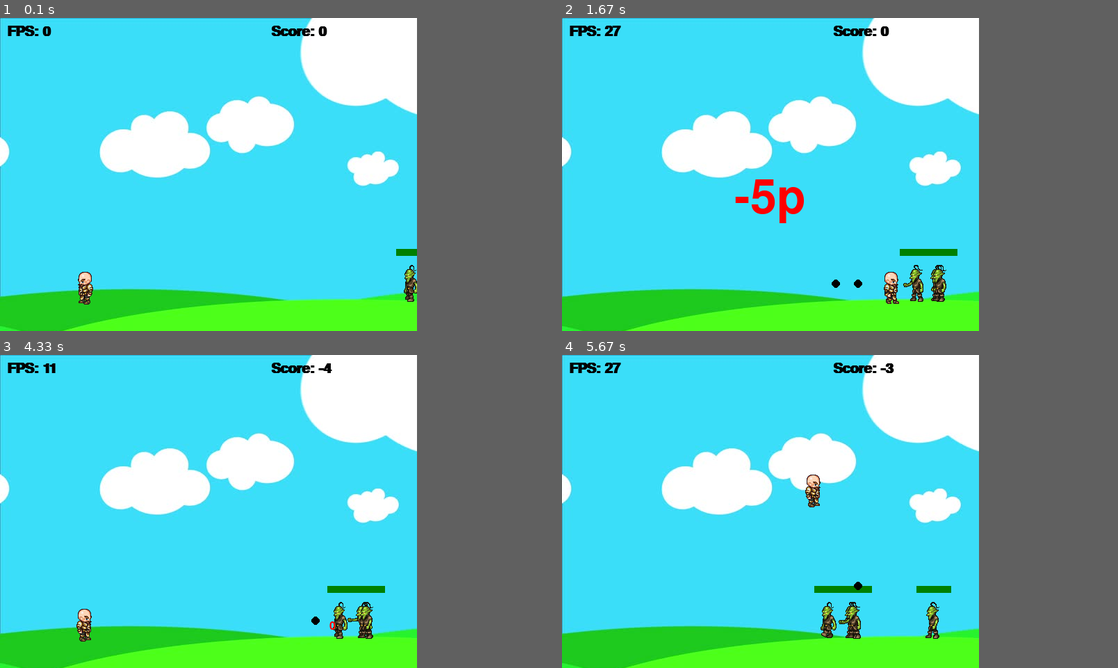
Above: before the commit, frames 1-4 (two rows, left to right).
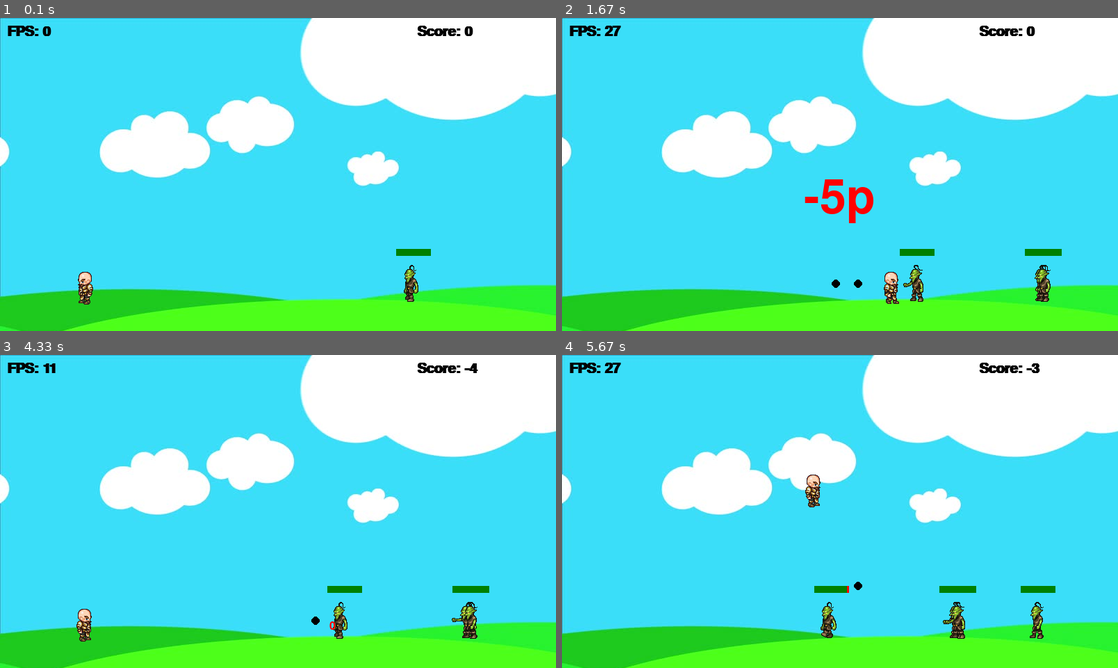
Above: after the commit, the same moments.

Repository: Tchomas/pygame_testing
Game: pygame game, started from game.py
The game is run twice, just before and just after one commit, with the same random seed, the same clock (stepped at 60 frames per second) and the same inputs.
Inputs:
- Up to frame 1 (0.1 s): no input
- Up to frame 2 (1.67 s): hold Space 0.33-0.8 s; hold Right 0.33-0.8 s; hold Right 0.83-1.3 s
- Up to frame 3 (4.33 s): no input
- Up to frame 4 (5.67 s): hold Right 4.73-5.2 s; hold Up 5.23-5.53 s; tap Space at 5.3, 5.63 s; hold Right from 5.57 s (still down)
In our replay, the window is 600x450 before the commit and 800x450 after it. These sizes can differ from the game's own. Grey fills any space a smaller window leaves; there, only what the larger window draws over its background counts as a difference.

The runs differ from the first frame. In frame 1, 11% of the frame differs, in the area x 48-100%, y 0-100%; in frame 2, 13%, in the area x 31-100%, y 0-100%; in frame 3, 12%; in frame 4, 12%.

Commit message:
- projectiles can now hit all enemies spawned - wider screen window

Diff:
--- a/game.py
+++ b/game.py
@@ -3,7 +3,7 @@
 
 pygame.init()
 clock = pygame.time.Clock()
-screenWidth = 600
+screenWidth = 800
 screenHeight = 450
 window = pygame.display.set_mode(size=(screenWidth, screenHeight))
 pygame.display.set_caption("My Game")
@@ -178,7 +178,7 @@
 def redrawGameWindow():
     window.blit(bg, (0,0))
     text = font1.render('Score: ' + str(score), 1, (0, 0, 0))
-    window.blit(text, (390, 10))
+    window.blit(text, (screenWidth - 200, 10))
     player1.draw(window)
 
     for enem in enemies:
@@ -214,7 +214,7 @@
     clock.tick(27)
 
     if random.randint(0, 100) == 100:
-        enemies.append(enemy(550, 350, 64, 64, 150, "goblin" + str(i)))
+        enemies.append(enemy(screenWidth - 100, 350, 64, 64, 150, "goblin" + str(i)))
         i += 1
 
     # shoot cooldown
@@ -233,23 +233,26 @@
             score -= 5
 
     for bullet in bullets:
-        if bullet.y - bullet.radius < goblin.hitbox[1] + goblin.hitbox[3] and bullet.y + bullet.radius > goblin.hitbox[1]:
-            if bullet.x + bullet.radius > goblin.hitbox[0] and bullet.x - bullet.radius < goblin.hitbox[0] + goblin.hitbox[2]:
-                goblin.hit(bullet.dmg)
-                hitSound.play()
-                hitMarks.append(marker(bullet.x, bullet.y, str(bullet.dmg)))
-                score += 1
-                bullets.pop(bullets.index(bullet))
-                if goblin.visible == False:
-                    enemies.pop(enemies.index(goblin))
-
         if screenWidth > bullet.x > 0:
             bullet.x += bullet.vel
         else:
             bullets.pop(bullets.index(bullet))
 
+        for ene in enemies:
+            if bullet in bullets:  # bullet still exists
+                if bullet.y - bullet.radius < ene.hitbox[1] + ene.hitbox[3] and bullet.y + bullet.radius > ene.hitbox[1]:
+                    if bullet.x + bullet.radius > ene.hitbox[0] and bullet.x - bullet.radius < ene.hitbox[0] + ene.hitbox[2]:
+                        ene.hit(bullet.dmg)
+                        hitSound.play()
+                        hitMarks.append(marker(bullet.x, bullet.y, str(bullet.dmg)))
+                        score += 1
+                        bullets.pop(bullets.index(bullet))
+                        if not ene.visible:
+                            enemies.pop(enemies.index(ene))
+
+
+
     keys = pygame.key.get_pressed()
-
     if keys[pygame.K_SPACE] and shootLoop == 0:
         if player1.left:
             facing = -1
